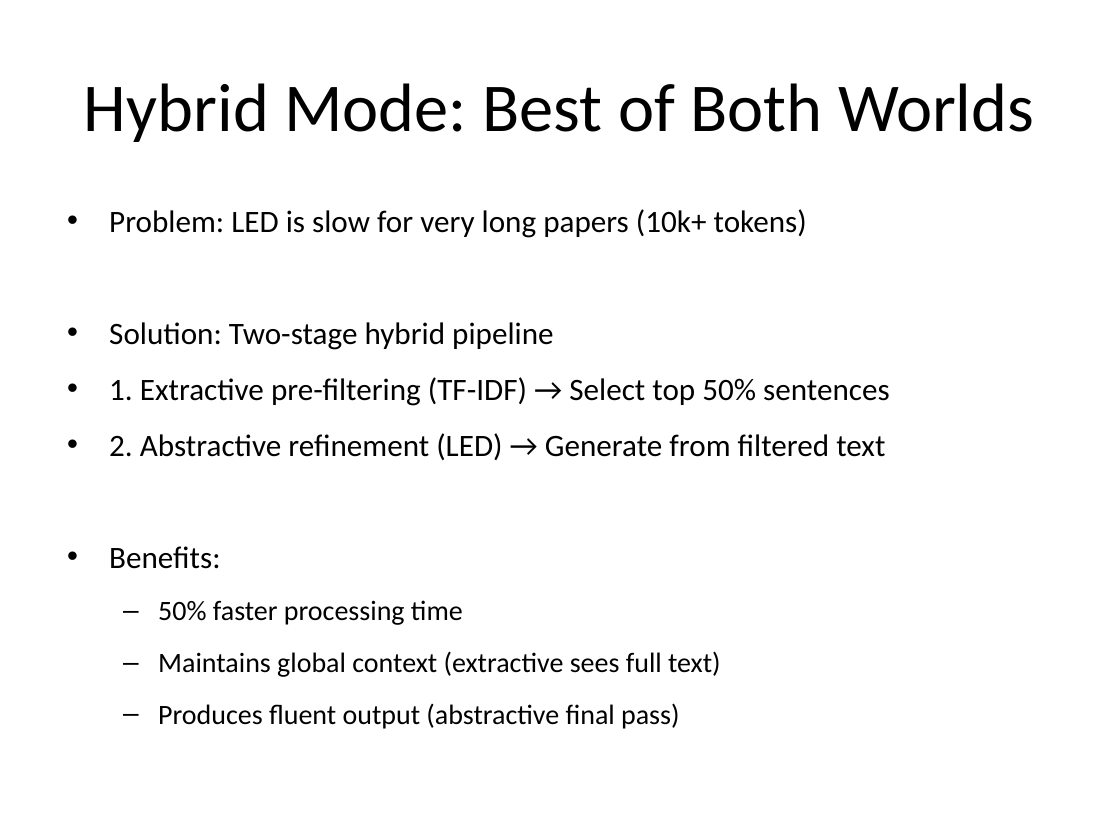
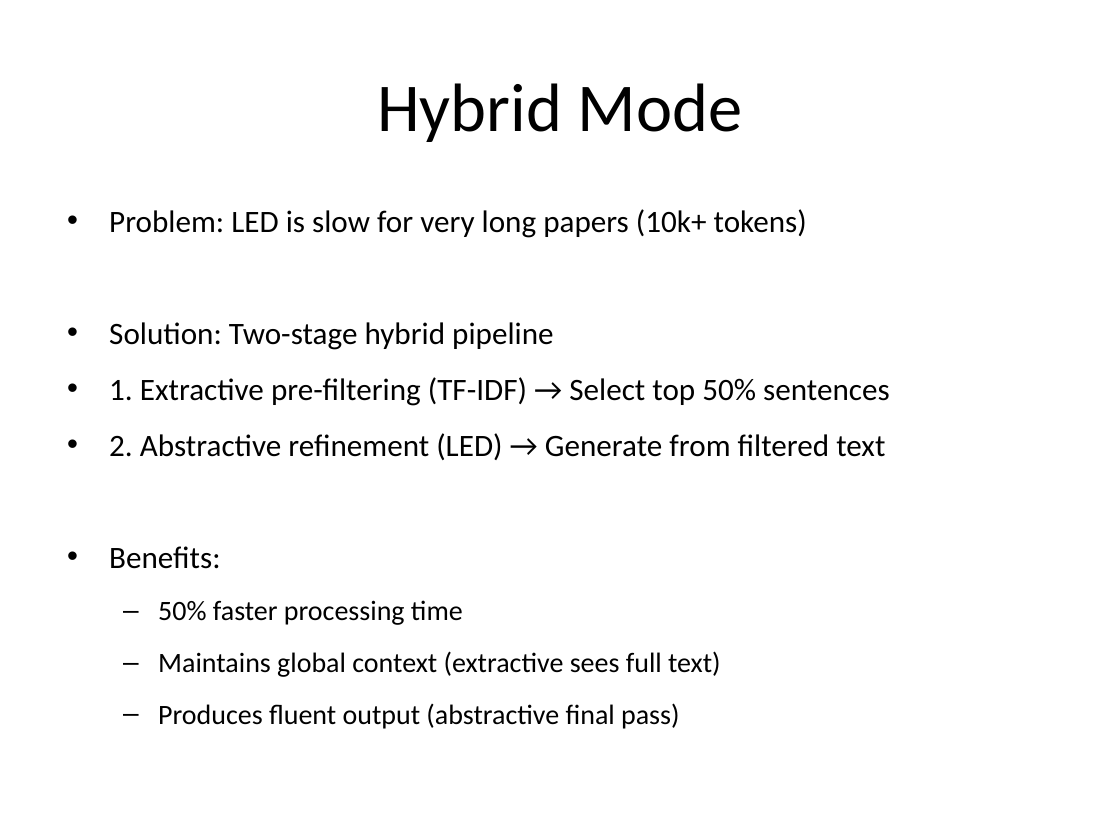
Before and after one commit to Samrwitt/research_summarizer, a slide deck: slide 10 of Research_Summarizer_Project.pptx. Drawn at 1120x840 pixels with LibreOffice and Linux fonts; fonts in the diff are those of the drawing. Boxes give left, top, right and bottom in pixels: in the first picture for what was removed or moved away, otherwise in the second. Text is boxed around its words. In the diff, an @@ line names an element or a change of style, - is before the commit and + after.

```diff
--- a/Research_Summarizer_Project.pptx
+++ b/Research_Summarizer_Project.pptx
@@ title at [377,83,743,142]: text changed @@
-Hybrid Mode: Best of Both Worlds
+Hybrid Mode
```
Also in this commit, not shown: 3 other files.
